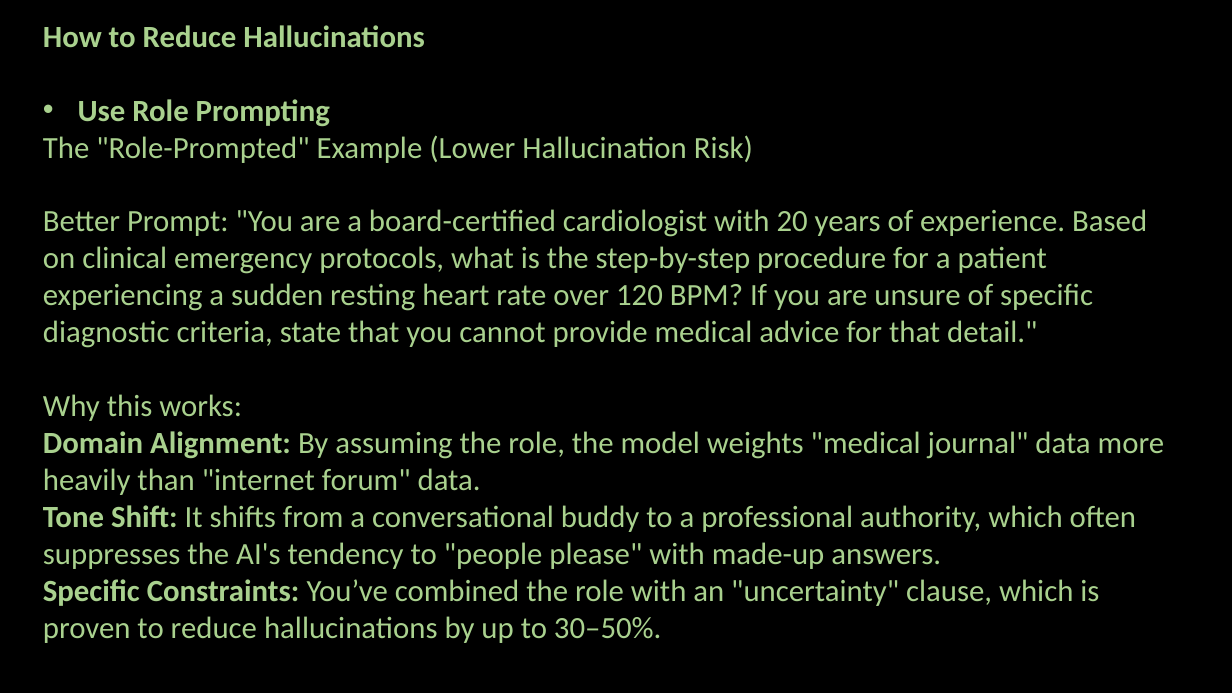
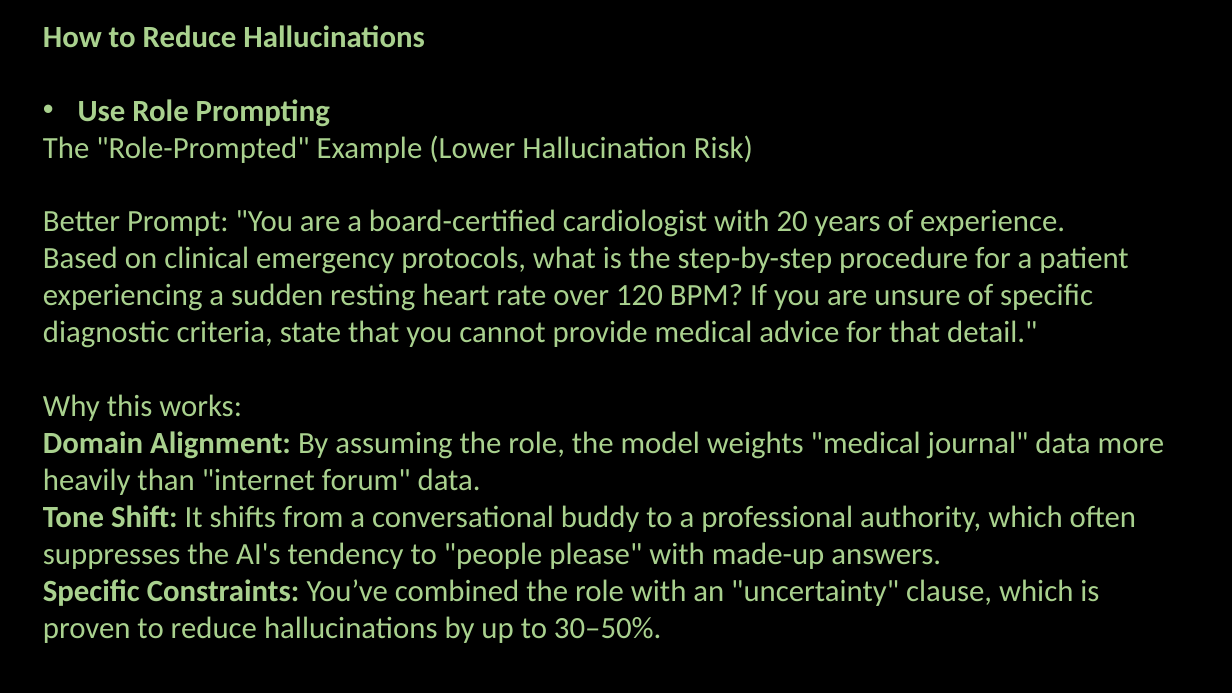
Before and after one commit to ash322ash422/youtube, a slide deck: slide 18 of prompt_engineering/pe-1-basics_Tokenization_Hallucinations_PromptFormula_v2.pptx. Drawn at 1232x693 pixels with LibreOffice and Linux fonts; fonts in the diff are those of the drawing; background and template pictures are left out. Boxes give left, top, right and bottom in pixels: in the first picture for what was removed or moved away, otherwise in the second. Text is boxed around its words. In the diff, an @@ line names an element or a change of style, - is before the commit and + after.

```diff
--- a/prompt_engineering/pe-1-basics_Tokenization_Hallucinations_PromptFormula_v2.pptx
+++ b/prompt_engineering/pe-1-basics_Tokenization_Hallucinations_PromptFormula_v2.pptx
@@ text at (43, 209, 1128, 348): text changed @@
-Better Prompt: "You are a board-certified cardiologist with 20 years of experience. Based on clinical emergency protocols, what is the step-by-step procedure for a patient experiencing a sudden resting heart rate over 120 BPM? If you are unsure of specific diagnostic criteria, state that you cannot provide medical advice for that detail."
+Better Prompt: "You are a board-certified cardiologist with 20 years of experience.
+Based on clinical emergency protocols, what is the step-by-step procedure for a patient experiencing a sudden resting heart rate over 120 BPM? If you are unsure of specific diagnostic criteria, state that you cannot provide medical advice for that detail."
```
Also in this commit, not shown: 6 other slides changed, 11 other files.
